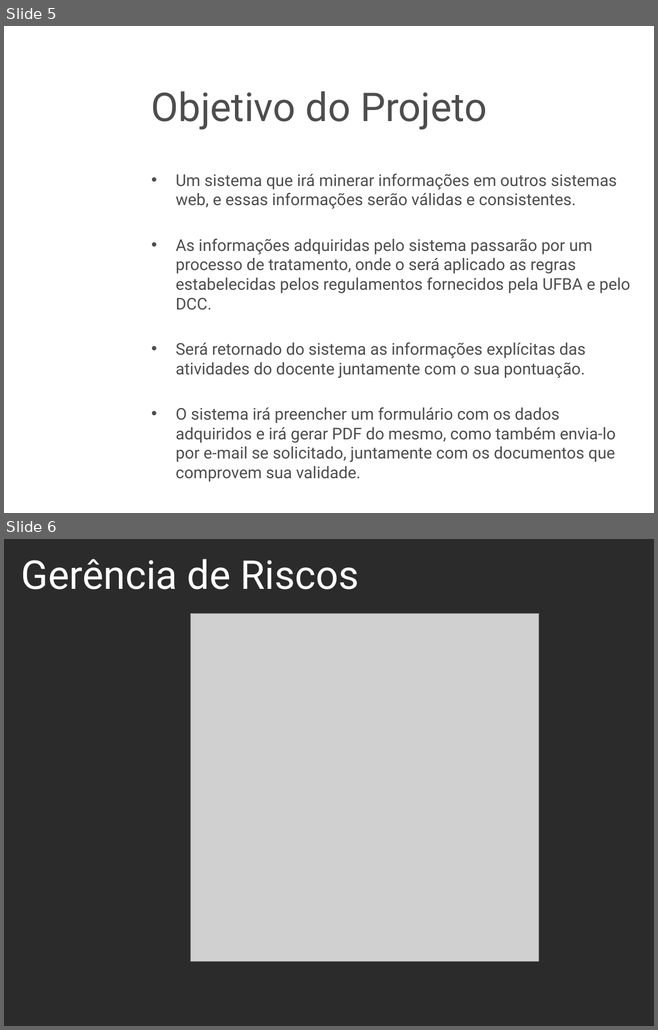
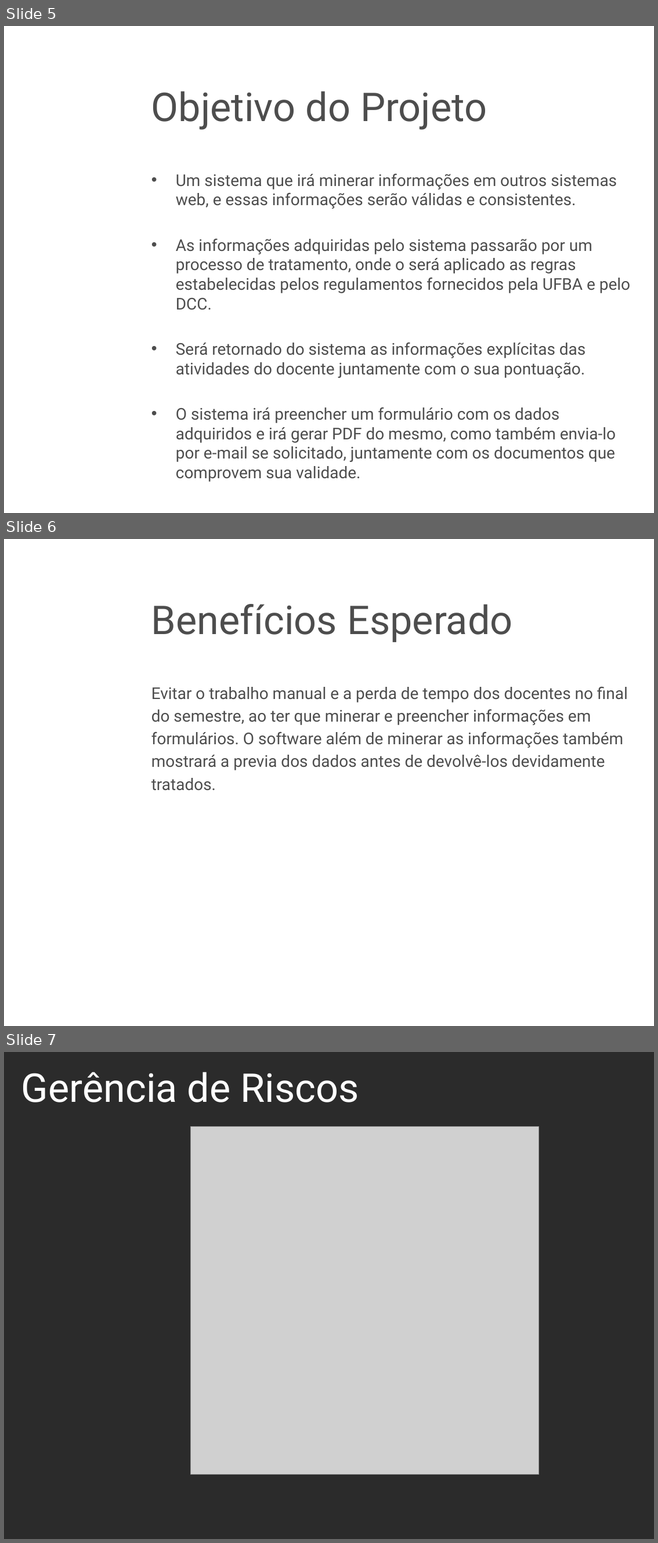
Before and after one commit to progressaoufba/Progress-o-CC-UFBA, a slide deck: Slides/Progressão UFBA.ppsx. Shown one above the other, each under a label of ours: slides 5 and 6 before the commit, slides 5, 6 and 7 after it. The pictures are 658x1030 and 658x1543 pixels, drawn with LibreOffice and Linux fonts; fonts in the diff are those of the drawing; grey boxes stand for pictures; background and template pictures are left out; a plain dark background stands for a picture behind light text. Boxes give left, top, right and bottom in pixels: in the first picture for what was removed or moved away, otherwise in the second. Text is boxed around its words. In the diff, an @@ line names an element or a change of style, - is before the commit and + after.

```diff
--- a/Slides/Progressão UFBA.ppsx
+++ b/Slides/Progressão UFBA.ppsx
@@ slide 6 added at bbox=[4, 539, 654, 1026], background picture (left out) @@
@@ title added at bbox=[151, 604, 513, 642], 44 pt, text #4D4D4D @@
+Benefícios Esperado
@@ text added at bbox=[151, 686, 628, 791], 18 pt, text #4D4D4D @@
+Evitar o trabalho manual e a perda de tempo dos docentes no final
+do semestre, ao ter que minerar e preencher informações em
+formulários. O software além de minerar as informações também
+mostrará a previa dos dados antes de devolvê-los devidamente
+tratados.
@@ what was slide 6 is now slide 7 @@
```
Also in this commit, not shown: 1 other slide added, 2 slides removed, 8 other files.
